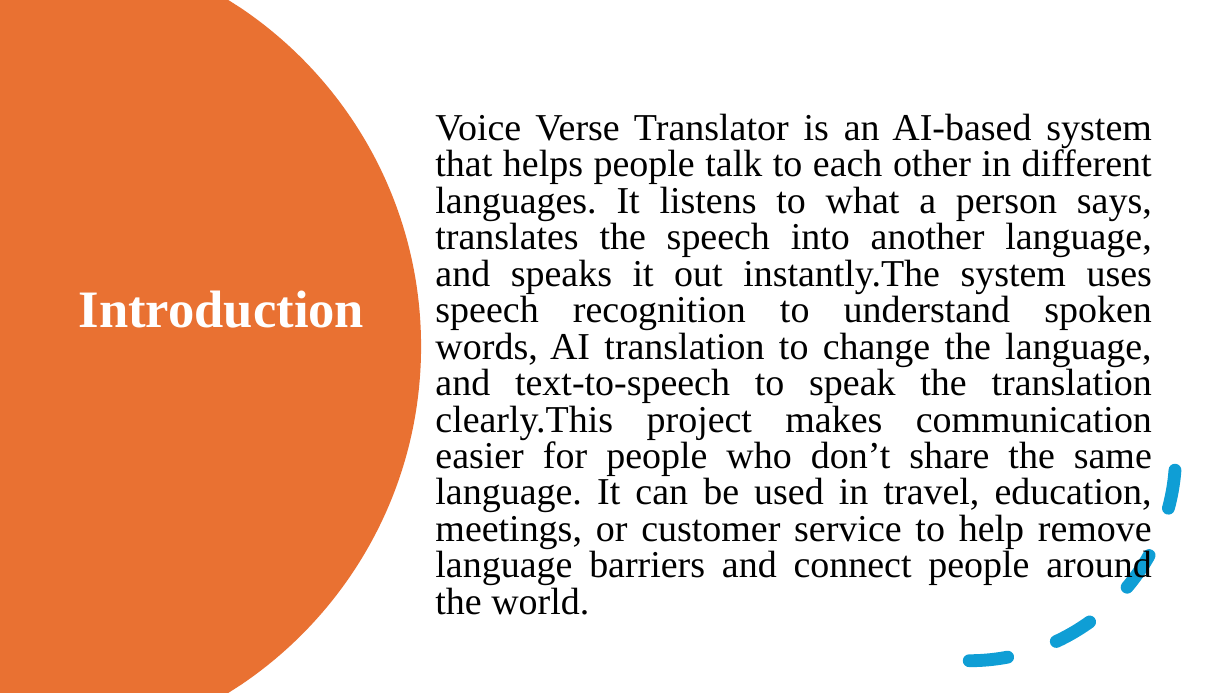
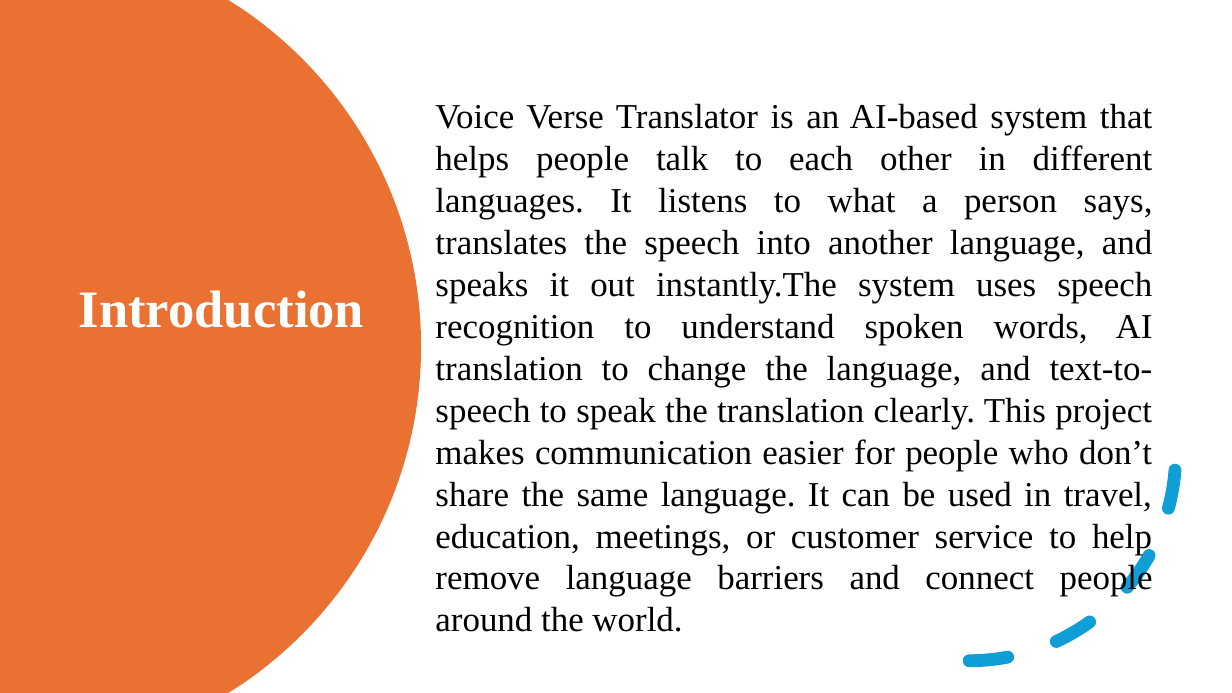
Before and after one commit to sanketbodakhe68/finel-year-projet, a slide deck: slide 3 of PPT/finel ppt.pptx. Drawn at 1232x693 pixels with LibreOffice and Linux fonts; fonts in the diff are those of the drawing. Boxes give left, top, right and bottom in pixels: in the first picture for what was removed or moved away, otherwise in the second. Text is boxed around its words. In the diff, an @@ line names an element or a change of style, - is before the commit and + after.

```diff
--- a/PPT/finel ppt.pptx
+++ b/PPT/finel ppt.pptx
@@ text at box(435, 103, 1153, 632): text changed; size 29.6 to 27.2 pt @@
-Voice Verse Translator is an AI-based system that helps people talk to each other in different languages. It listens to what a person says, translates the speech into another language, and speaks it out instantly.The system uses speech recognition to understand spoken words, AI translation to change the language, and text-to-speech to speak the translation clearly.This project makes communication easier for people who don’t share the same language. It can be used in travel, education, meetings, or customer service to help remove language barriers and connect people around the world.
+Voice Verse Translator is an AI-based system that helps people talk to each other in different languages. It listens to what a person says, translates the speech into another language, and speaks it out instantly.The system uses speech recognition to understand spoken words, AI translation to change the language, and text-to-speech to speak the translation clearly. This project makes communication easier for people who don’t share the same language. It can be used in travel, education, meetings, or customer service to help remove language barriers and connect people around the world.
```
Also in this commit, not shown: 8 other slides changed.
